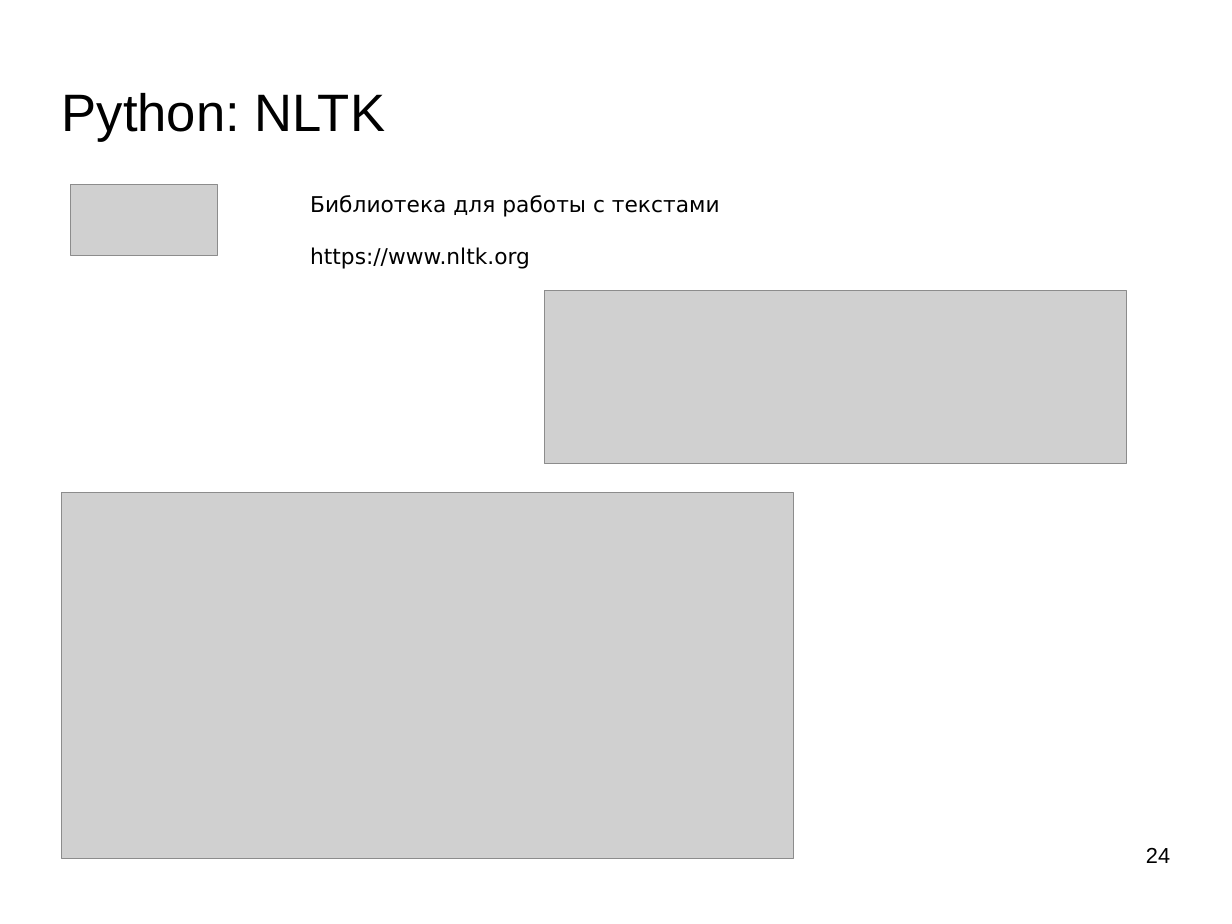
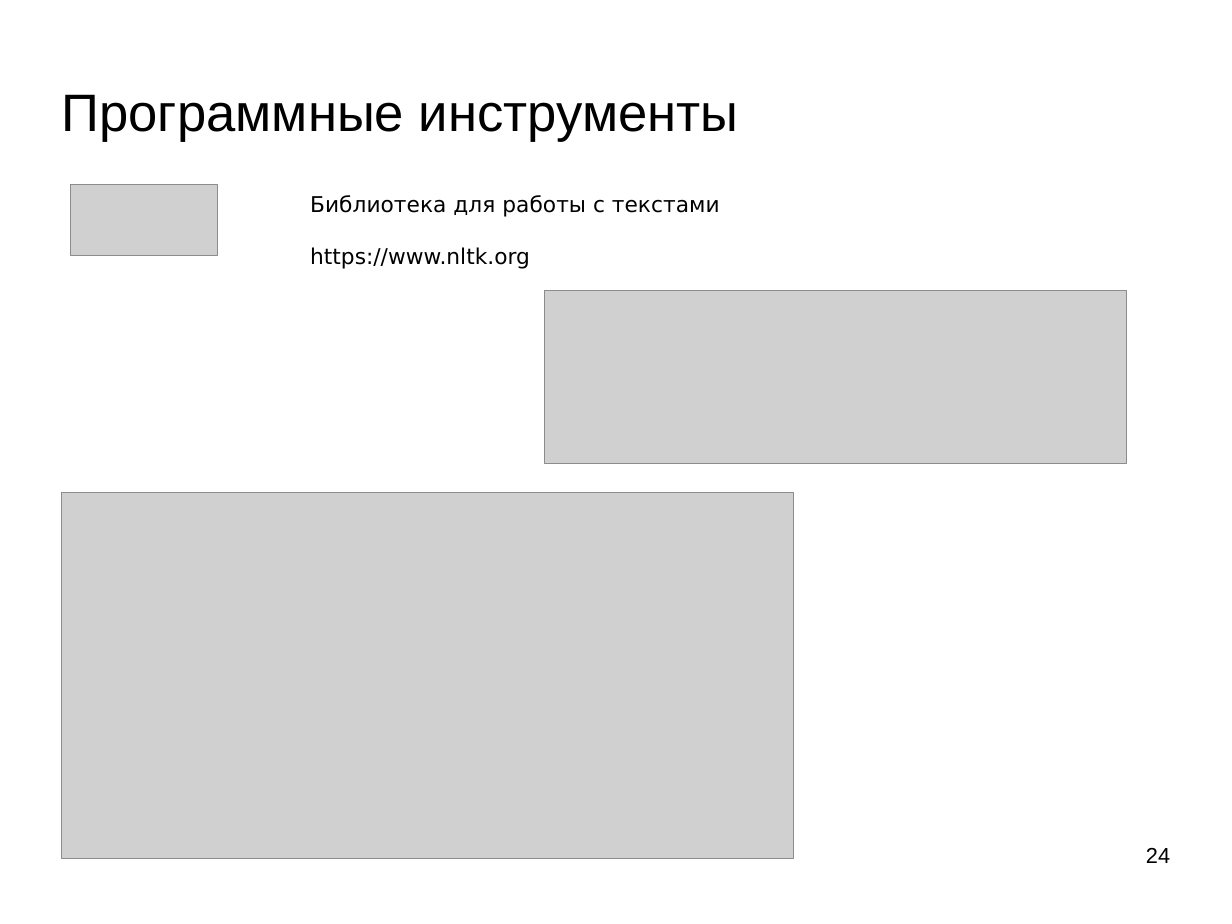
Before and after one commit to mechanoid5/ml_lectorium_2026_I, a slide deck: slide 24 of 04-eda.odp. Drawn at 1232x924 pixels with LibreOffice and Linux fonts; fonts in the diff are those of the drawing; grey boxes stand for pictures; background and template pictures are left out. Boxes give left, top, right and bottom in pixels: in the first picture for what was removed or moved away, otherwise in the second. Text is boxed around its words. In the diff, an @@ line names an element or a change of style, - is before the commit and + after.

```diff
--- a/04-eda.odp
+++ b/04-eda.odp
@@ title at (62,94,739,141): text changed @@
-Python: NLTK
+Программные инструменты
```
Also in this commit, not shown: 13 other slides changed, 2 other files.
